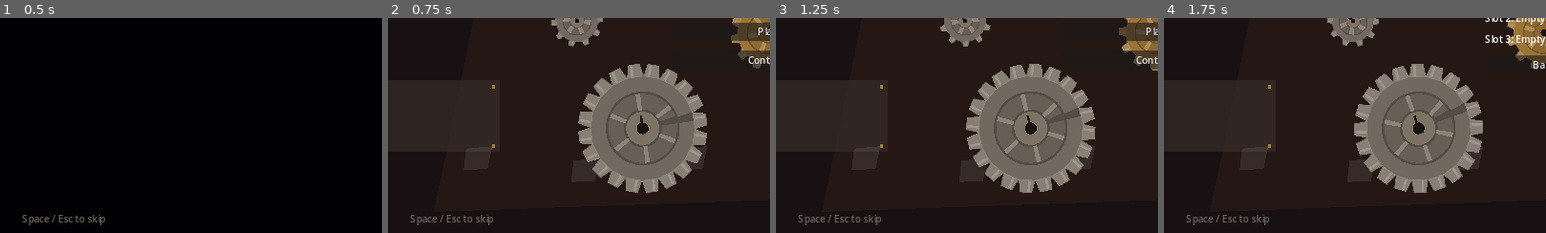
Above: before the commit, frames 1-4 (left to right).
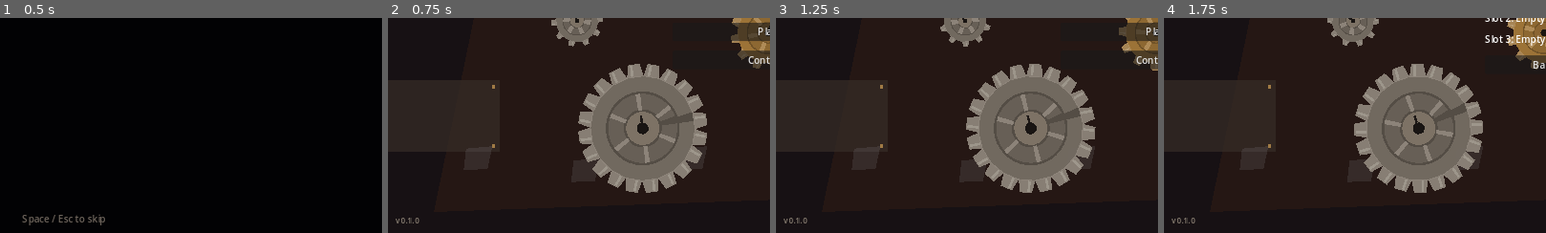
Above: after the commit, the same moments.

Repository: lukezhang2/Eclipseborn
Game: Godot game, scene res://scenes/ui/BootSplash.tscn
Two runs of this game, one before a commit and one after it. Both use one fixed random seed, a clock stepped at 60 frames per second and the inputs below.
Inputs (mouse positions are % of the whole screen's width and height, from its top left):
- Up to frame 1 (0.5 s): no input
- Up to frame 2 (0.75 s): tap Enter at 0.5 s; move the mouse to (72, 45) at 0.52 s; hold D (move_right) from 0.53 s (still down); hold F (attack) from 0.53 s (still down); click (72, 45) at 0.67 s
- Up to frame 3 (1.25 s): keep holding D (move_right); keep holding F (attack); tap Space (jump) at 0.77 s
- Up to frame 4 (1.75 s): release D (move_right) at 1.25 s; release F (attack) at 1.25 s; click "Play" at 1.25 s
The pictures show only the part of the screen within x 0-50%, y 49-99%; the shares and areas given below are measured in that part.

Frame 1 is identical in both runs. In frame 2, 0.4% of the frame differs, in the area x 2-28%, y 91-97%; in frame 3, 0.4%; in frame 4, 0.4%.

Commit message:
Hide boot skip hint after cutscene; show version on title menu.
Why: skip prompt lingered on the main menu; version belongs bottom-left for builds.
Co-authored-by: Cursor <cursoragent@cursor.com>

Diff:
--- a/project.godot
+++ b/project.godot
@@ -7,6 +7,7 @@
 
 config/name="Eclipseborn"
 config/description="You aren't moving platforms. You're changing what counts as a platform."
+config/version="0.1.0"
 run/main_scene="res://scenes/ui/BootSplash.tscn"
 config/features=PackedStringArray("4.3", "Forward Plus")
 config/icon="res://icon.svg"
--- a/scripts/ui/BootSplash.gd
+++ b/scripts/ui/BootSplash.gd
@@ -53,6 +53,7 @@
 	add_child(_shards)
 
 	var skip := Label.new()
+	skip.name = "SkipHint"
 	skip.text = "Space / Esc to skip"
 	skip.position = Vector2(40, 680)
 	skip.add_theme_color_override("font_color", Color(0.6, 0.55, 0.5, 0.7))
@@ -200,6 +201,9 @@
 		_shards.visible = false
 	if _cracks:
 		_cracks.visible = false
+	var skip := get_node_or_null("SkipHint")
+	if skip:
+		skip.queue_free()
 	_show_title_ui()
 
 
--- a/scripts/ui/TitleMenu.gd
+++ b/scripts/ui/TitleMenu.gd
@@ -17,11 +17,29 @@
 	GameState.set_paused(false)
 	_ensure_gear_bg()
 	_hide_tagline()
+	_add_version_label()
 	_show_main()
 	_build_slots()
 	_build_controls()
 	_add_editor_hotspot()
 	InputMapManager.bindings_changed.connect(_build_controls)
+
+
+func _add_version_label() -> void:
+	if get_node_or_null("VersionLabel") != null:
+		return
+	var ver := Label.new()
+	ver.name = "VersionLabel"
+	ver.text = "v%s" % str(ProjectSettings.get_setting("application/config/version", "0.1.0"))
+	ver.set_anchors_preset(Control.PRESET_BOTTOM_LEFT)
+	ver.offset_left = 16
+	ver.offset_top = -36
+	ver.offset_right = 160
+	ver.offset_bottom = -12
+	ver.add_theme_font_size_override("font_size", 14)
+	ver.add_theme_color_override("font_color", Color(0.7, 0.65, 0.58, 0.75))
+	ver.mouse_filter = Control.MOUSE_FILTER_IGNORE
+	add_child(ver)
 
 
 func _ensure_gear_bg() -> void:
Not shown, changed: index.html
Not shown, changed: index.pck
